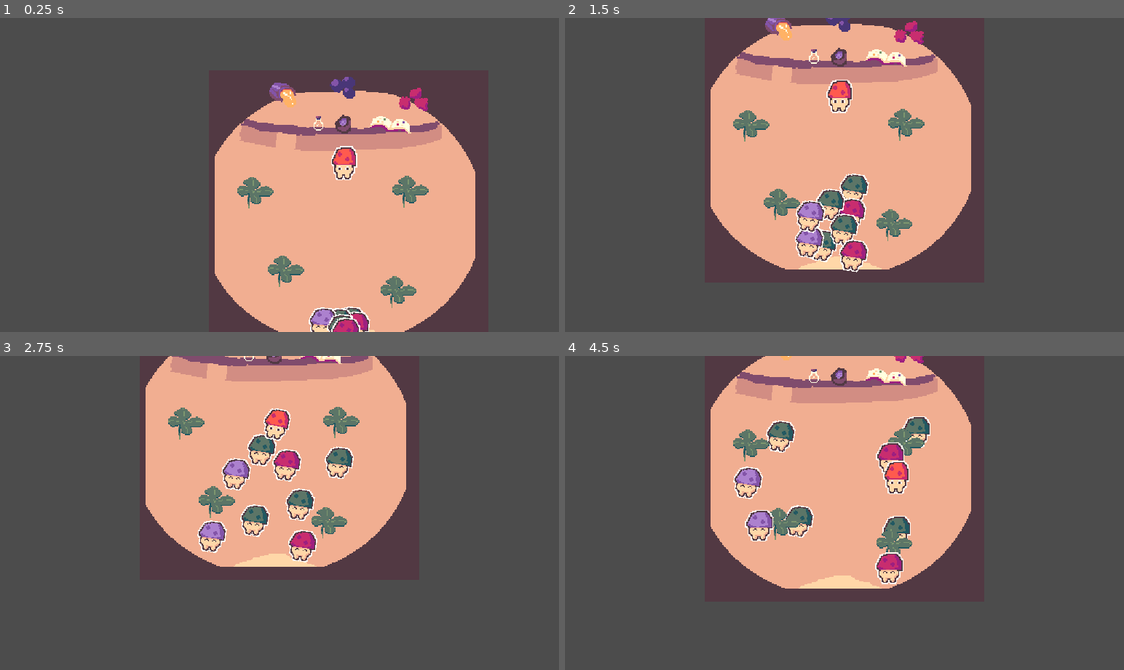
Above: before the commit, frames 1-4 (two rows, left to right).
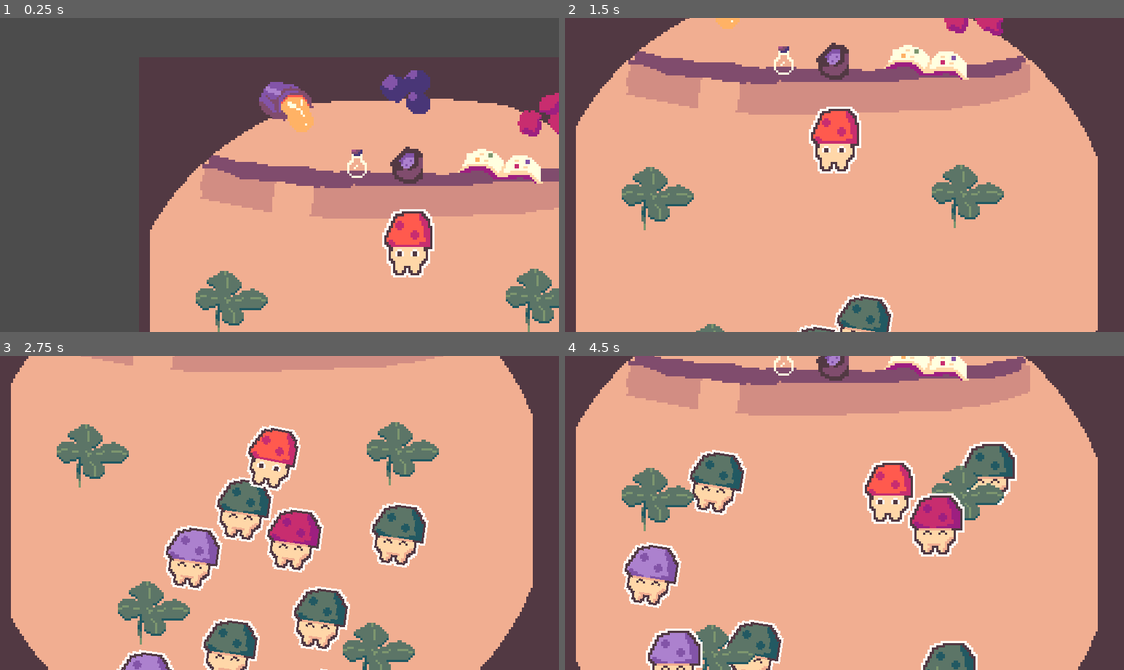
Above: after the commit, the same moments.

Repository: Daxidz/cozy-autum-jam-22
Game: Godot game, scene res://src/Main.tscn
Two runs of this game, one before a commit and one after it. Both use one fixed random seed, a clock stepped at 60 frames per second and the inputs below.
Inputs (mouse positions are in pixels of both pictures, inside the frame that each line leads up to; where the layout moved, square brackets give the same spot in the first picture):
- Up to frame 1 (0.25 s): no input
- Up to frame 2 (1.5 s): click (967, 134) [905, 99] at 0.5 s; click (844, 297) at 1.25 s
- Up to frame 3 (2.75 s): move the mouse to (285, 484) at 2.02 s; press the mouse at (285, 484) at 2.03 s
- Up to frame 4 (4.5 s): move the mouse to (905, 462) at 2.77 s; release the mouse at (905, 462) at 2.78 s; click (905, 462) at 2.85 s; click (883, 365) at 3.52 s; click (844, 635) at 4.25 s

The runs differ from the first frame. In frame 1, 35% of the frame differs, in the area x 26-100%, y 16-100%; in frame 2, 69%; in frame 3, 72%, in the area x 1-96%, y 0-100%; in frame 4, 71%.

Commit message:
Add random recettes

Diff:
--- a/src/ChampiInside.gd
+++ b/src/ChampiInside.gd
@@ -18,7 +18,31 @@
 func get_random_color():
 	return champi_couleurs[champi_couleurs.keys()[randi()%(champi_couleurs.size()-1)]]
 
-const RECETTES = {
+const INGREDIENTS = ["miel", "framboises", "mirtilles"]
+
+func get_random_recette():
+	var recette = []
+	recette.push_back(INGREDIENTS[randi() % INGREDIENTS.size()])
+	recette.push_back(INGREDIENTS[randi() % INGREDIENTS.size()])
+	print(recette)
+	return recette
+
+func randomize_recettes():
+	var recettes = []
+
+	while recettes.size() < 4:
+		var recette = get_random_recette()
+		recette.sort()
+		print(recette)
+		if !recettes.has(recette):
+			recettes.push_back(recette)
+
+	for r in RECETTES:
+		RECETTES[r] = recettes.pop_back()
+
+	print(RECETTES)
+
+var RECETTES = {
 					"orange": ["Miel", "Framboises"],
 					"purple": ["Mirtille", "Framboises"],
 					"pink": ["Framboises", "Framboises"],
@@ -45,6 +69,8 @@
 		table.connect("champi_matched", self, "_on_Champis_matched")
 
 	spawn_all()
+	randomize_recettes()
+	$Livre.prepare_recettes_sprites(RECETTES)
 
 const champi_couleurs = {
 						"pink":["c92e70", "9e2081"],
--- a/src/Ingredient.gd
+++ b/src/Ingredient.gd
@@ -19,4 +19,4 @@
 
 func _input(event):
 	if event.is_action_pressed("click") and is_selected:
-		emit_signal("clicked", name)
+		emit_signal("clicked", name.to_lower())
--- a/src/Livre.gd
+++ b/src/Livre.gd
@@ -19,3 +19,9 @@
 
 func _on_Button_pressed():
 	recette.visible = !recette.visible
+
+func prepare_recettes_sprites(recettes):
+	for r in recettes:
+		var recette_node = get_node("Recette/ColorRect/" + r)
+		recette_node.get_child(0).texture = load("res://assets/img/" + recettes[r][0] + ".png")
+		recette_node.get_child(1).texture = load("res://assets/img/" + recettes[r][1] + ".png")
--- a/src/Main.tscn
+++ b/src/Main.tscn
@@ -4,7 +4,7 @@
 [ext_resource path="res://assets/img/bg.png" type="Texture" id=2]
 [ext_resource path="res://src/LevelNavigation.gd" type="Script" id=3]
 [ext_resource path="res://src/Livre.gd" type="Script" id=4]
-[ext_resource path="res://assets/img/framboise.png" type="Texture" id=5]
+[ext_resource path="res://assets/img/framboises.png" type="Texture" id=5]
 [ext_resource path="res://assets/img/barista.png" type="Texture" id=6]
 [ext_resource path="res://assets/img/bar.png" type="Texture" id=7]
 [ext_resource path="res://src/barista/Barista.gd" type="Script" id=8]
@@ -175,7 +175,6 @@
 [node name="CameraMouse" type="Camera2D" parent="ChampiInside"]
 position = Vector2( -128, 0 )
 current = true
-zoom = Vector2( 2, 2 )
 limit_left = 0
 limit_top = 0
 limit_right = 0
@@ -309,10 +308,10 @@
 [node name="Sprite" parent="ChampiInside/Ingredients/Miel" index="0"]
 texture = ExtResource( 15 )
 
-[node name="Mirtille" parent="ChampiInside/Ingredients" instance=ExtResource( 12 )]
+[node name="Mirtilles" parent="ChampiInside/Ingredients" instance=ExtResource( 12 )]
 position = Vector2( 123, 15 )
 
-[node name="Sprite" parent="ChampiInside/Ingredients/Mirtille" index="0"]
+[node name="Sprite" parent="ChampiInside/Ingredients/Mirtilles" index="0"]
 texture = ExtResource( 14 )
 
 [node name="SpawnPosition" type="Position2D" parent="ChampiInside"]
@@ -428,4 +427,4 @@
 [editable path="ChampiInside/YSort/Tables/Table3"]
 [editable path="ChampiInside/YSort/Tables/Table4"]
 [editable path="ChampiInside/Ingredients/Miel"]
-[editable path="ChampiInside/Ingredients/Mirtille"]
+[editable path="ChampiInside/Ingredients/Mirtilles"]
--- a/src/champis/Champi.gd
+++ b/src/champis/Champi.gd
@@ -10,7 +10,7 @@
 var col_dark: Color
 
 func emit_hearts():
-	$HeartPart.emitting = true
+	$AnimationPlayer.play("in_love")
 
 func get_colors():
 	return [col_light, col_dark]
--- a/src/champis/Champi.tscn
+++ b/src/champis/Champi.tscn
@@ -41,6 +41,49 @@
 "transitions": PoolRealArray( 1, 1, 1, 1 ),
 "update": 0,
 "values": [ Vector2( 0, 0 ), Vector2( 0, -1 ), Vector2( 0, 0 ), Vector2( 0, -1 ) ]
+}
+
+[sub_resource type="Animation" id=11]
+resource_name = "in_love"
+length = 2.0
+loop = true
+tracks/0/type = "value"
+tracks/0/path = NodePath("HeartPart:emitting")
+tracks/0/interp = 1
+tracks/0/loop_wrap = true
+tracks/0/imported = false
+tracks/0/enabled = true
+tracks/0/keys = {
+"times": PoolRealArray( 0, 2 ),
+"transitions": PoolRealArray( 1, 1 ),
+"update": 1,
+"values": [ true, false ]
+}
+tracks/1/type = "value"
+tracks/1/path = NodePath(".:position")
+tracks/1/interp = 1
+tracks/1/loop_wrap = true
+tracks/1/imported = false
+tracks/1/enabled = true
+tracks/1/keys = {
+"times": PoolRealArray( 0, 0.2, 0.4, 0.6, 0.8, 1, 1.2, 1.4, 1.6, 2 ),
+"transitions": PoolRealArray( 1, 1, 1, 1, 1, 1, 1, 1, 1, -2 ),
+"update": 0,
+"values": [ Vector2( 0, 0 ), Vector2( 0, -3 ), Vector2( 0, 1 ), Vector2( 0, -3 ), Vector2( 0, 1 ), Vector2( 0, -3 ), Vector2( 0, 1 ), Vector2( 0, -3 ), Vector2( 0, 1 ), Vector2( 0, 0 ) ]
+}
+tracks/2/type = "method"
+tracks/2/path = NodePath("AnimationPlayer")
+tracks/2/interp = 1
+tracks/2/loop_wrap = true
+tracks/2/imported = false
+tracks/2/enabled = false
+tracks/2/keys = {
+"times": PoolRealArray( 2 ),
+"transitions": PoolRealArray( 1 ),
+"values": [ {
+"args": [ "idle", -1, 1.0, false ],
+"method": "play"
+} ]
 }
 
 [sub_resource type="Animation" id=2]
@@ -100,13 +143,14 @@
 
 [node name="Champi" type="Sprite" groups=["champis"]]
 material = SubResource( 1 )
-position = Vector2( 0, -0.368682 )
+position = Vector2( 0, -0.281927 )
 texture = ExtResource( 2 )
 offset = Vector2( 0, 4 )
 script = ExtResource( 3 )
 
 [node name="AnimationPlayer" type="AnimationPlayer" parent="."]
 anims/idle = SubResource( 3 )
+anims/in_love = SubResource( 11 )
 anims/walk = SubResource( 2 )
 
 [node name="Area2D" type="Area2D" parent="."]
@@ -119,8 +163,7 @@
 material = SubResource( 5 )
 position = Vector2( 0, -4.63132 )
 emitting = false
-amount = 15
-one_shot = true
+amount = 10
 randomness = 0.73
 process_material = SubResource( 8 )
 texture = ExtResource( 4 )
--- a/src/recettes/Ingredient.tscn
+++ b/src/recettes/Ingredient.tscn
@@ -1,6 +1,6 @@
 [gd_scene load_steps=4 format=2]
 
-[ext_resource path="res://assets/img/framboise.png" type="Texture" id=1]
+[ext_resource path="res://assets/img/framboises.png" type="Texture" id=1]
 [ext_resource path="res://src/Ingredient.gd" type="Script" id=2]
 
 [sub_resource type="CircleShape2D" id=3]
Renamed: assets/img/framboise.png -> assets/img/framboises.png
Not shown, changed: assets/img/framboises.png.import
Not shown: 1 places in src/champis/Champi.tscn that only renumber resources
